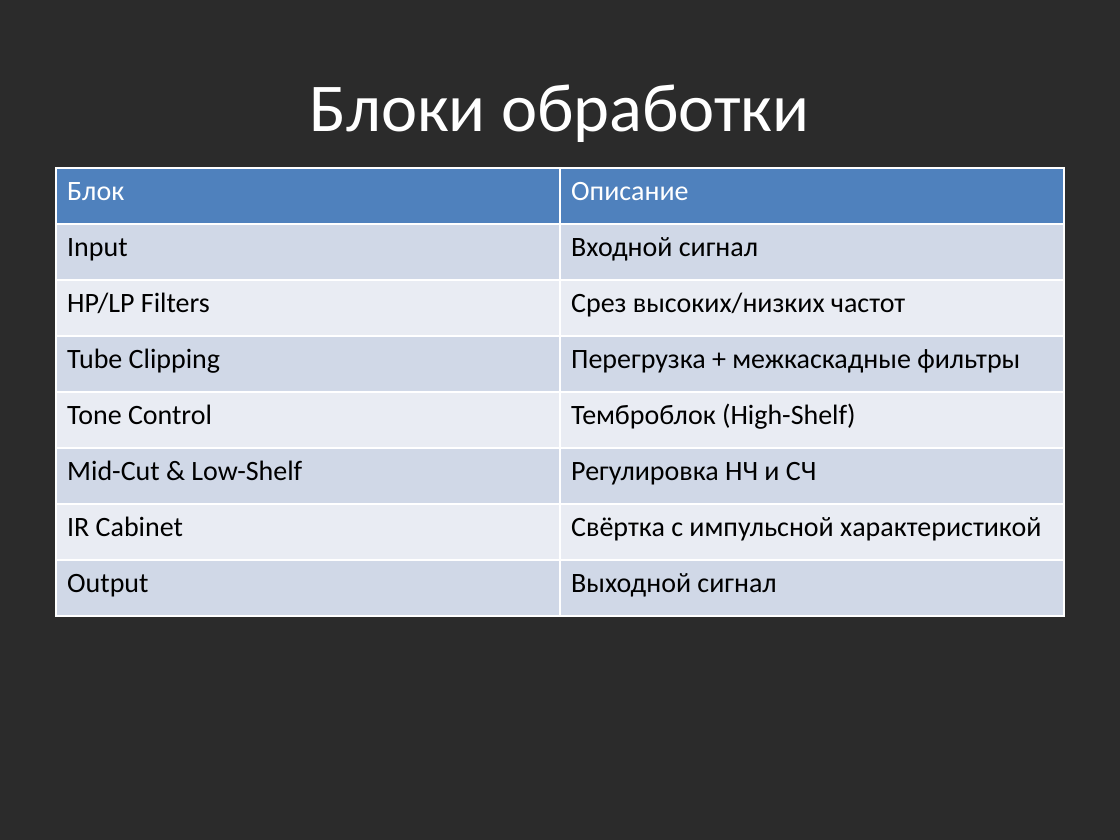
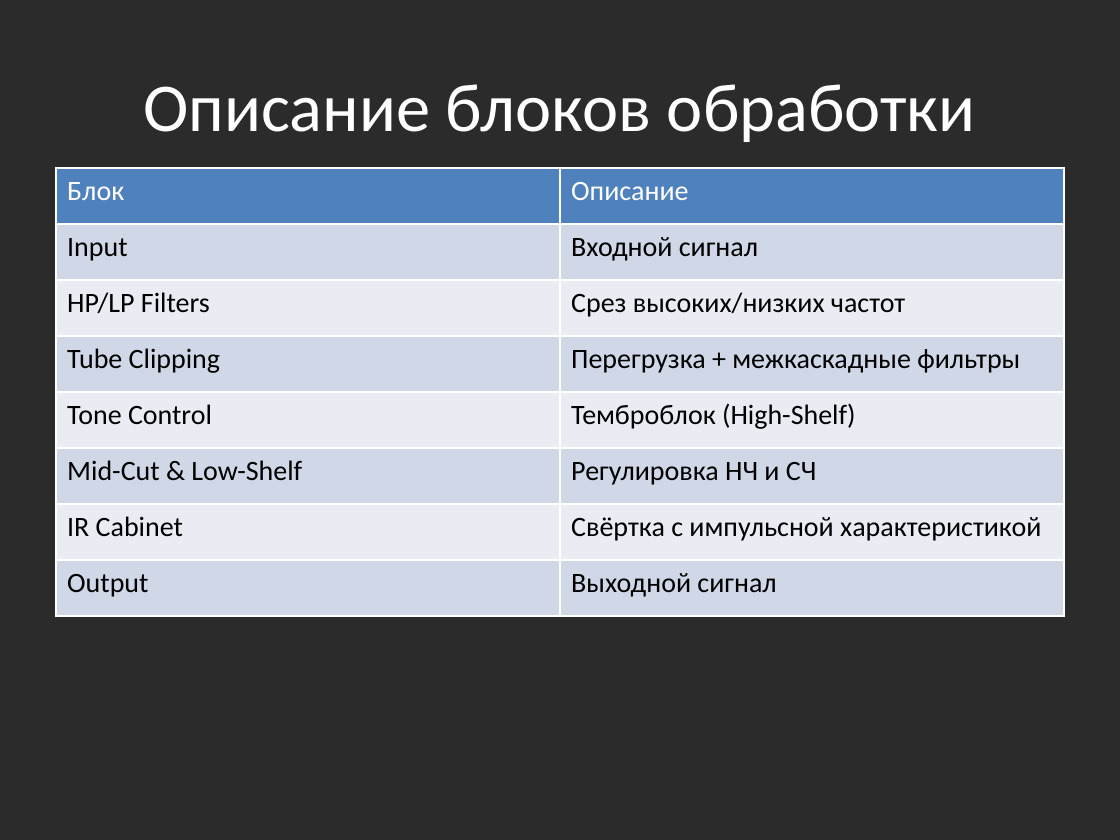
Before and after one commit to KeHT-B-baGazhHNke/JuceAudioPluginTemplate-main, a slide deck: slide 7 of Guitar_Amp_Emulation.pptx (slide 6 before the commit). Drawn at 1120x840 pixels with LibreOffice and Linux fonts; fonts in the diff are those of the drawing; background and template pictures are left out; a plain dark background stands for a picture behind light text. Boxes give left, top, right and bottom in pixels: in the first picture for what was removed or moved away, otherwise in the second. Text is boxed around its words. In the diff, an @@ line names an element or a change of style, - is before the commit and + after.

```diff
--- a/Guitar_Amp_Emulation.pptx
+++ b/Guitar_Amp_Emulation.pptx
@@ title at [143,84,975,142]: text changed @@
-Блоки обработки
+Описание блоков обработки
```
Also in this commit, not shown: 2 other slides changed, 1 slide added, 1 slide removed.
